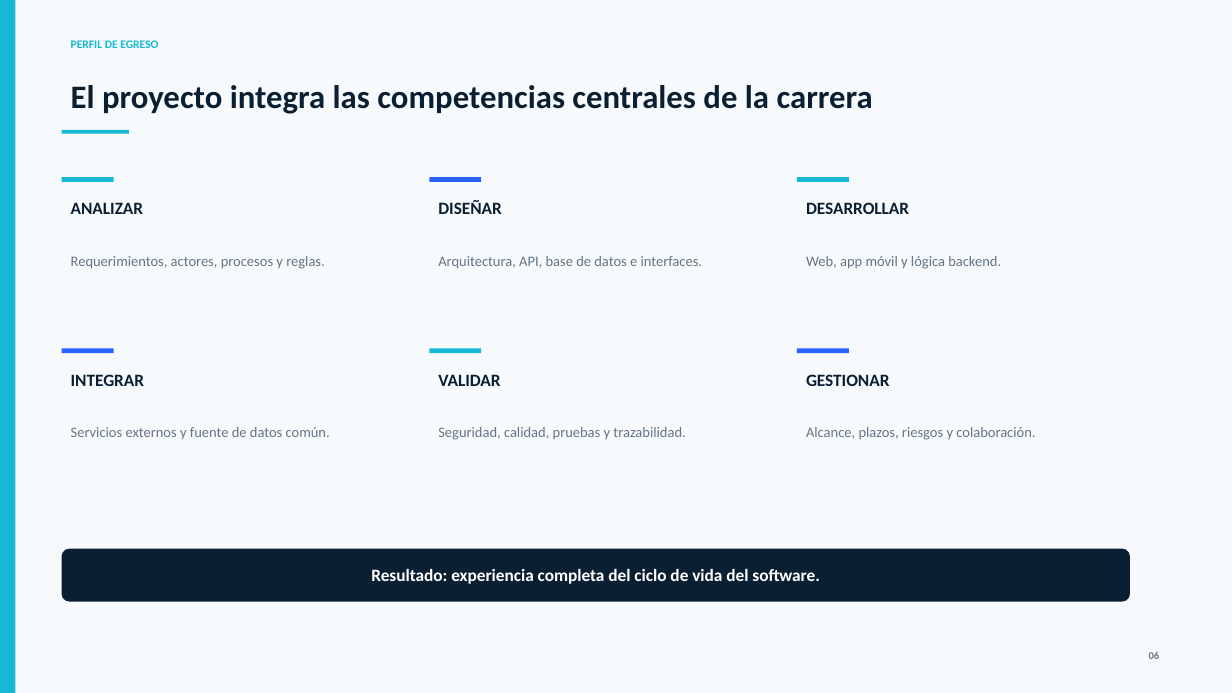
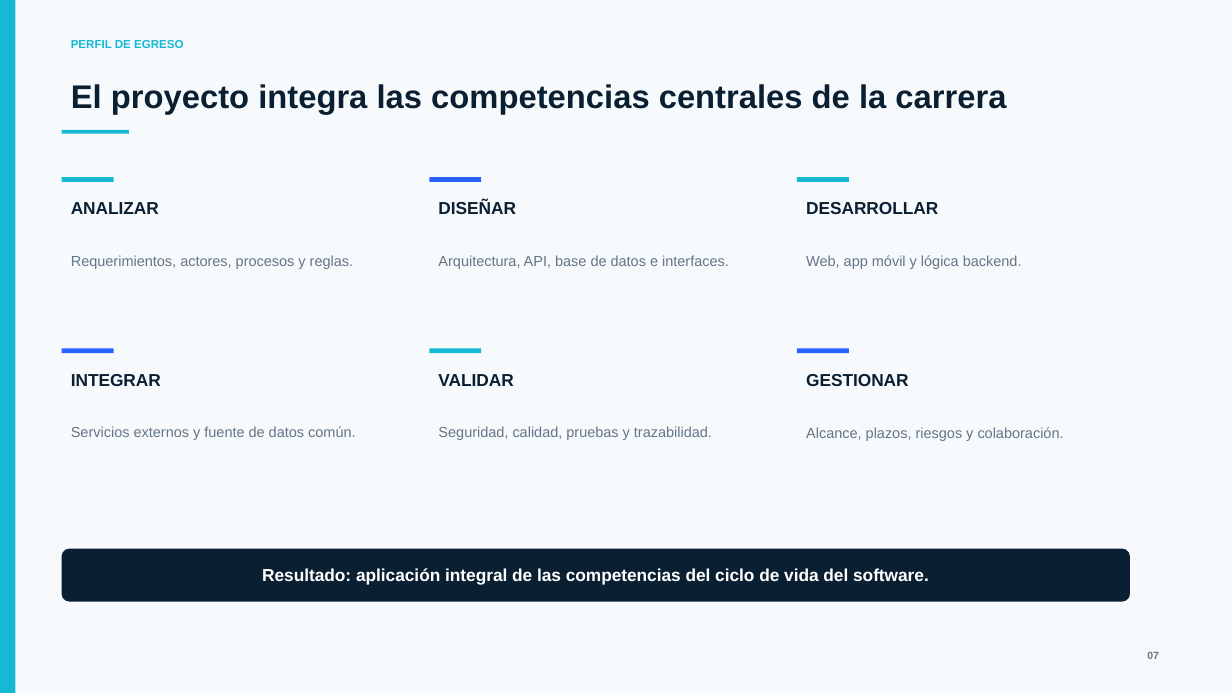
Before and after one commit to JoseHerreraNacho/CAPSTONE_011V_Grupo_2, a slide deck: slide 7 of Fase 1/Evidencias Grupales/Presentación Proyecto.pptx (slide 6 before the commit). Drawn at 1232x693 pixels with LibreOffice and Linux fonts; fonts in the diff are those of the drawing. Boxes give left, top, right and bottom in pixels: in the first picture for what was removed or moved away, otherwise in the second. Text is boxed around its words. In the diff, an @@ line names an element or a change of style, - is before the commit and + after.

```diff
--- a/Fase 1/Evidencias Grupales/Presentación Proyecto.pptx
+++ b/Fase 1/Evidencias Grupales/Presentación Proyecto.pptx
@@ font Calibri to Arial in 14 elements at (71,39,183,51), (71,84,1006,115), (71,202,159,214), (71,255,353,269), (438,200,516,214), (438,255,729,269), (806,202,938,214), (806,255,1022,269), (71,374,161,386), (71,426,355,440), (438,374,513,386), (438,426,712,440), (806,374,909,386), (806,427,1064,441) @@
@@ text at (262,568,929,585): text changed; font Calibri to Arial @@
-Resultado: experiencia completa del ciclo de vida del software.
+Resultado: aplicación integral de las competencias del ciclo de vida del software.
@@ text at (1147,652,1159,659): text changed; font Calibri to Arial @@
-06
+07
```
Also in this commit, not shown: 11 other slides changed, 3 slides added, 3 slides removed.
